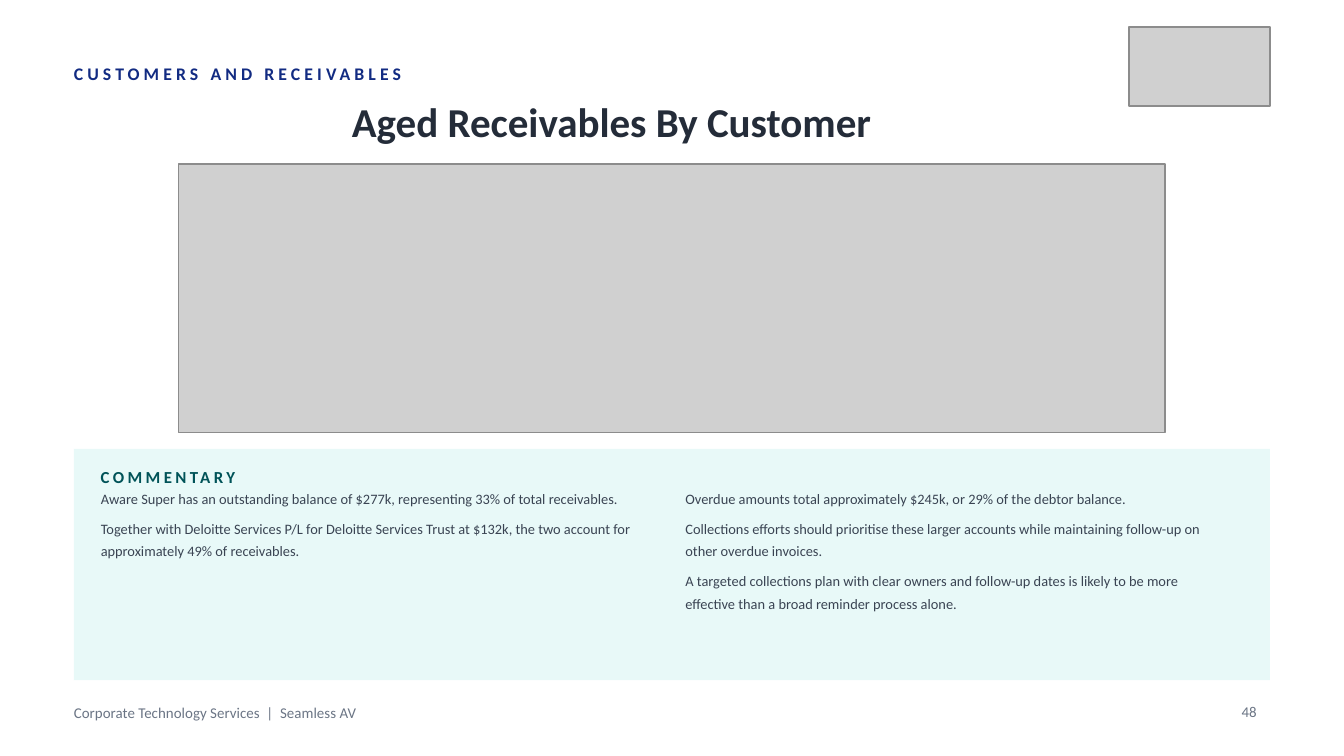
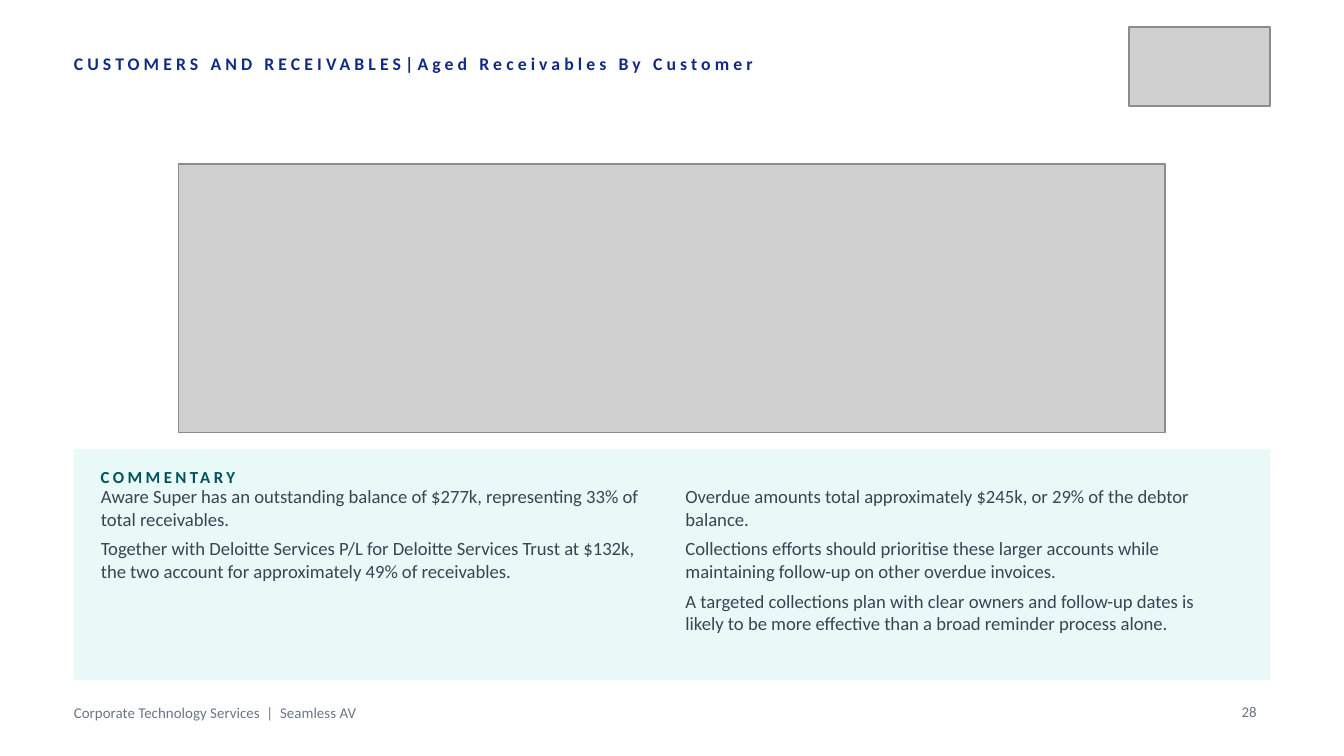
Before and after one commit to WesleyNelson-O33/Claude, a slide deck: slide 28 of deck/CTS Quarterly Business Review - Q1 FY2027.pptx (slide 48 before the commit). Drawn at 1344x756 pixels with LibreOffice and Linux fonts; fonts in the diff are those of the drawing; grey boxes stand for pictures. Boxes give left, top, right and bottom in pixels: in the first picture for what was removed or moved away, otherwise in the second. Text is boxed around its words. In the diff, an @@ line names an element or a change of style, - is before the commit and + after.

```diff
--- a/deck/CTS Quarterly Business Review - Q1 FY2027.pptx
+++ b/deck/CTS Quarterly Business Review - Q1 FY2027.pptx
@@ text at bbox=[211, 58, 641, 73]: text changed @@
-CUSTOMERS AND RECEIVABLES
+CUSTOMERS AND RECEIVABLES|Aged Receivables By Customer
@@ text removed at bbox=[352, 108, 871, 144] @@
-Aged Receivables By Customer
@@ text "Aware Super has an outstanding ..." at bbox=[101, 490, 638, 581]: size 7.8 to 10 pt @@
@@ text "Overdue amounts total approximately $245k, ..." at bbox=[685, 490, 1194, 633]: size 7.8 to 10 pt @@
@@ page number at bbox=[1242, 707, 1257, 717]: text changed @@
-48
+28
```
Also in this commit, not shown: 23 other slides changed, 3 slides added, 26 slides removed, 8 other files.
